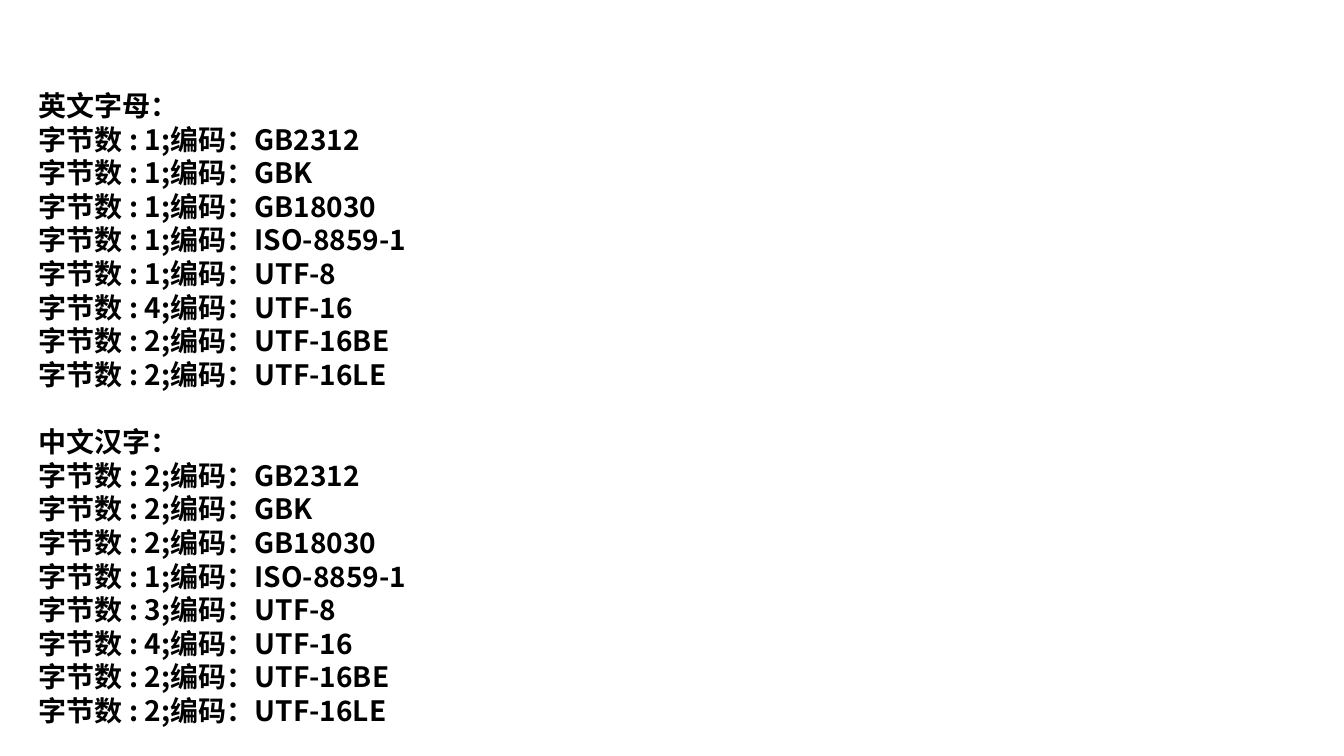
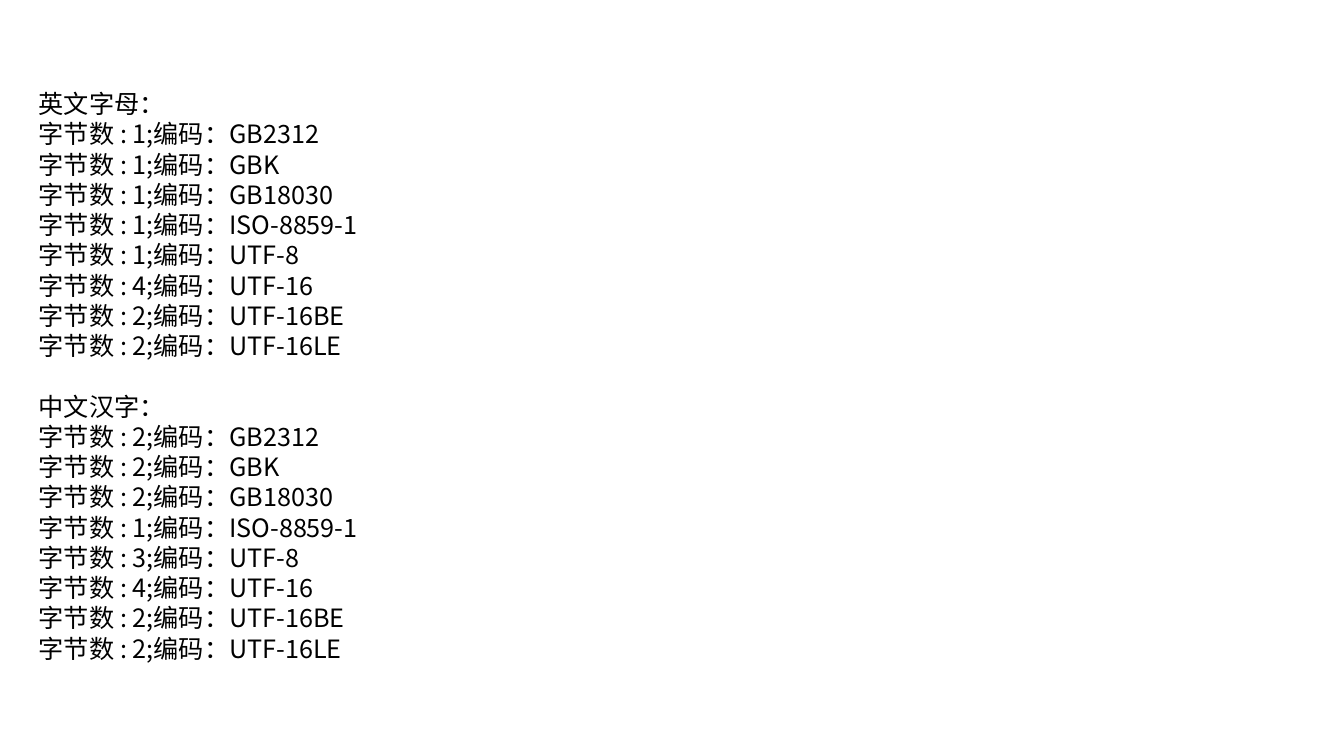
Before and after one commit to linkknown/PPT, a slide deck: slide 18 of 基础PPT/第1章：Java编程基础.pptx. Drawn at 1344x756 pixels with LibreOffice and Linux fonts; fonts in the diff are those of the drawing; background and template pictures are left out. Boxes give left, top, right and bottom in pixels: in the first picture for what was removed or moved away, otherwise in the second. Text is boxed around its words. In the diff, an @@ line names an element or a change of style, - is before the commit and + after.

```diff
--- a/基础PPT/第1章：Java编程基础.pptx
+++ b/基础PPT/第1章：Java编程基础.pptx
@@ text "英文字母：" at box(39, 91, 358, 663): size 20 to 18 pt, bold off @@
```
Also in this commit, not shown: 7 other slides changed.
